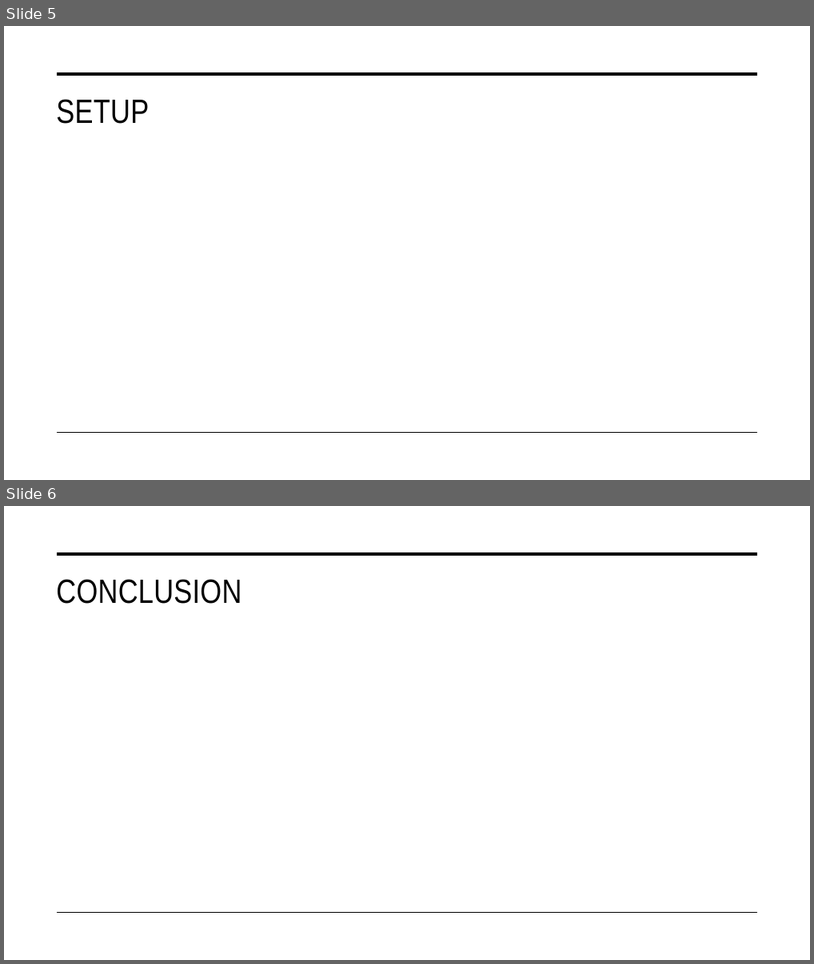
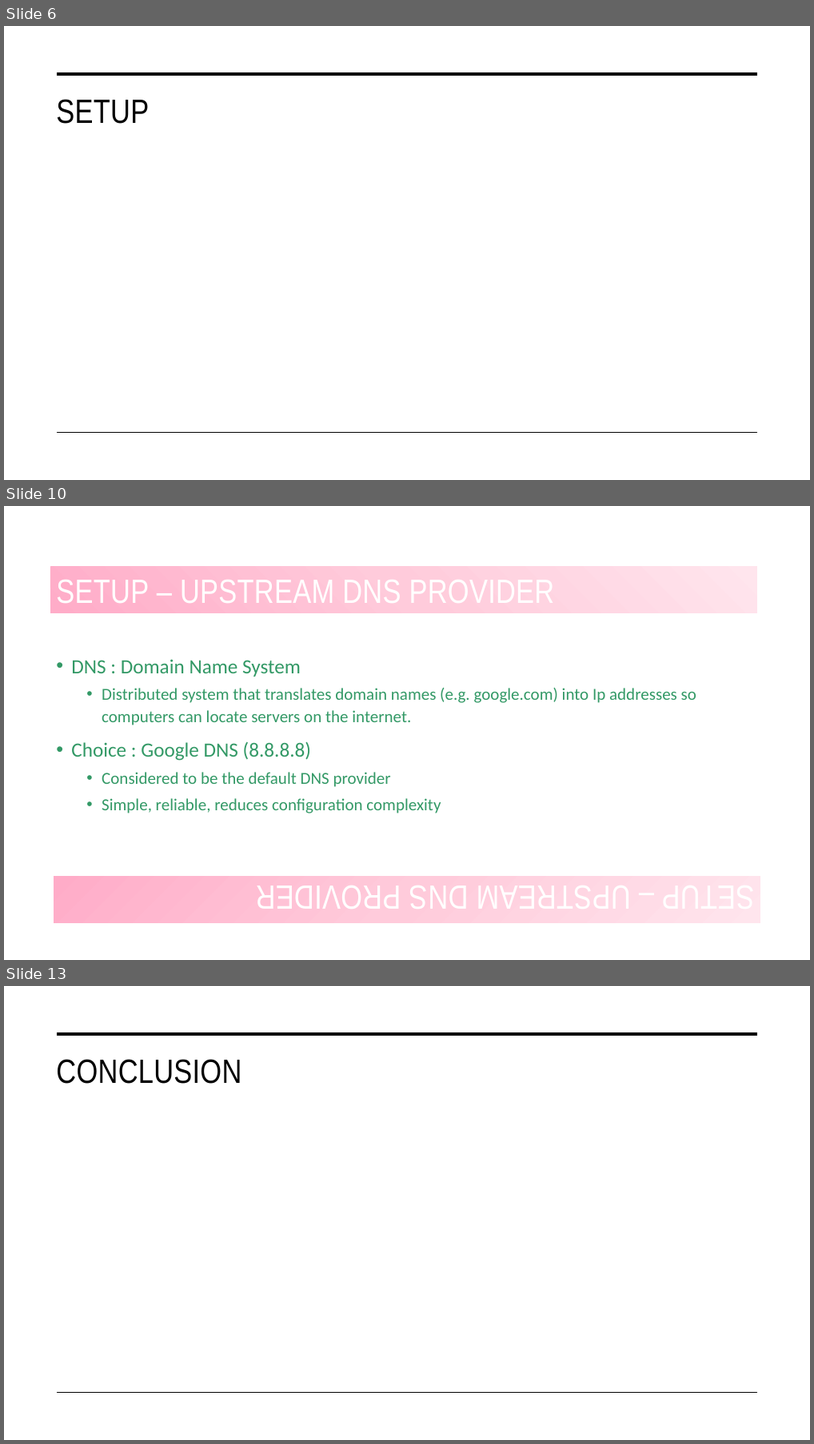
Before and after one commit to fadwa2208/PiHoleProject, a slide deck: PiHole.pptx. Shown one above the other, each under a label of ours: slides 5 and 6 before the commit, slides 6, 10 and 13 after it; the slides between them are not shown. The pictures are 814x964 and 814x1444 pixels, drawn with LibreOffice and Linux fonts; fonts in the diff are those of the drawing. Boxes give left, top, right and bottom in pixels: in the first picture for what was removed or moved away, otherwise in the second. Text is boxed around its words. In the diff, an @@ line names an element or a change of style, - is before the commit and + after.

```diff
--- a/PiHole.pptx
+++ b/PiHole.pptx
@@ slide 10 added at <box>4,506,810,960</box>, background #FFFFFF; not listed: 2 template elements that a slide beside it also shows @@
@@ rectangle added at <box>50,512,758,558</box>, fill #FFFFFF @@
@@ title added at <box>50,567,758,613</box>, fill gradient #FFADC8 to #FFCCDC to #FFE5ED, 40 pt, text #FFFFFF @@
+SETUP – UPSTREAM DNS PROVIDER
@@ text added at <box>71,659,697,813</box>, 20 pt, text #339966 @@
+• DNS : Domain Name System
+  • Distributed system that translates domain names (e.g. google.com) into Ip addresses so computers can locate servers on the internet.
+• Choice : Google DNS (8.8.8.8)
+  • Considered to be the default DNS provider
+  • Simple, reliable, reduces configuration complexity
@@ rectangle added at <box>54,876,761,922</box>, fill gradient #FFADC8 to #FFCCDC to #FFE5ED, 40 pt, text #FFFFFF @@
+SETUP – UPSTREAM DNS PROVIDER
@@ what was slide 5 is now slide 6 @@
@@ what was slide 6 is now slide 13 @@
```
Also in this commit, not shown: 1 slide changed, 7 other slides added, 1 slide removed.
